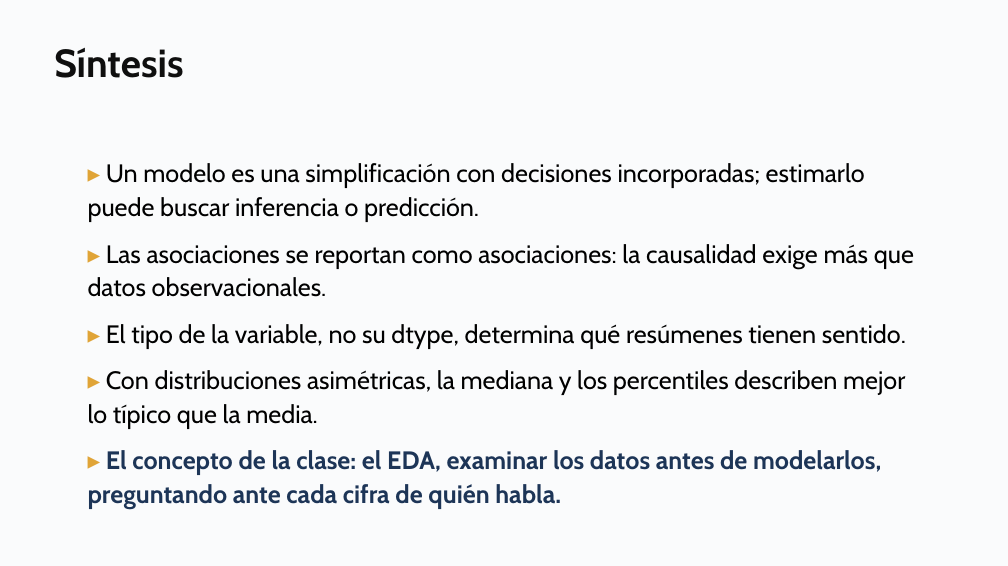
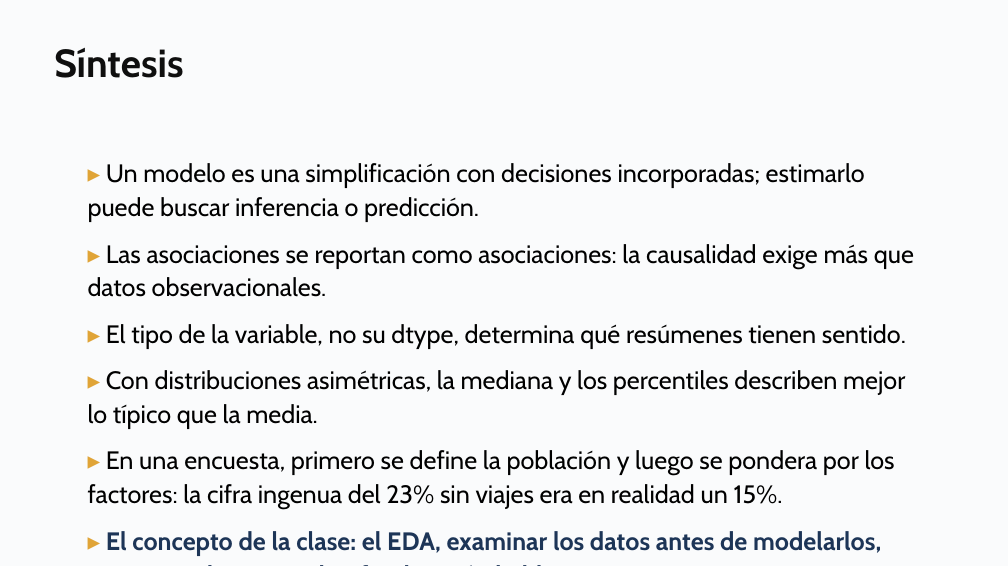
Before and after one commit to daniopitz/cienciadatos, a slide deck: slide 36 of presentaciones/clase02_pandas_eda.pptx (slide 35 before the commit). Drawn at 1008x566 pixels with LibreOffice and Linux fonts; fonts in the diff are those of the drawing. Boxes give left, top, right and bottom in pixels: in the first picture for what was removed or moved away, otherwise in the second. Text is boxed around its words. In the diff, an @@ line names an element or a change of style, - is before the commit and + after.

```diff
--- a/presentaciones/clase02_pandas_eda.pptx
+++ b/presentaciones/clase02_pandas_eda.pptx
@@ text at (x1=88, y1=450, x2=895, y2=509): paragraph added @@
+▸ En una encuesta, primero se define la población y luego se pondera por los factores: la cifra ingenua del 23% sin viajes era en realidad un 15%.
```
Also in this commit, not shown: 4 other slides changed, 1 slide added, 2 other files.
